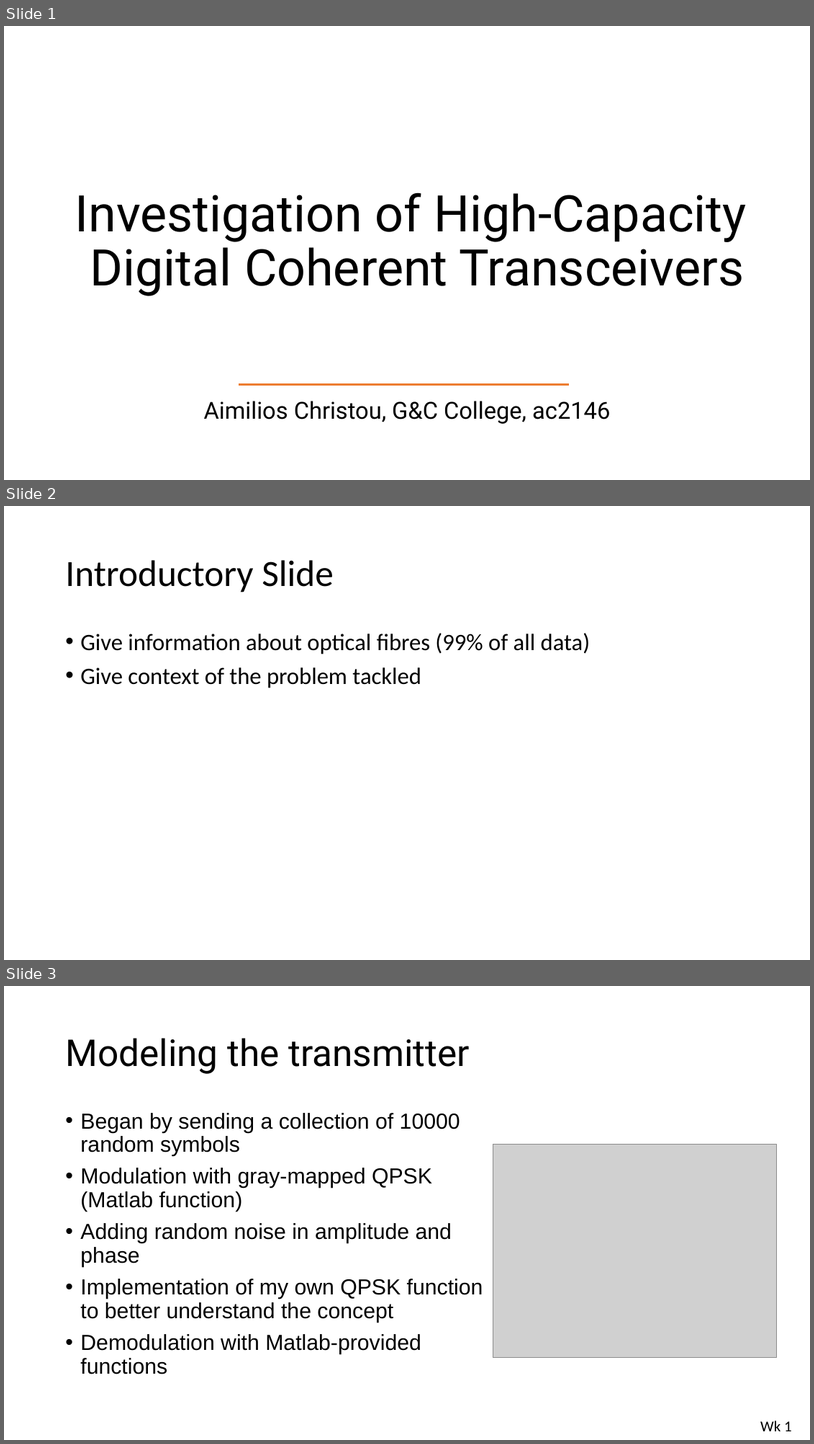
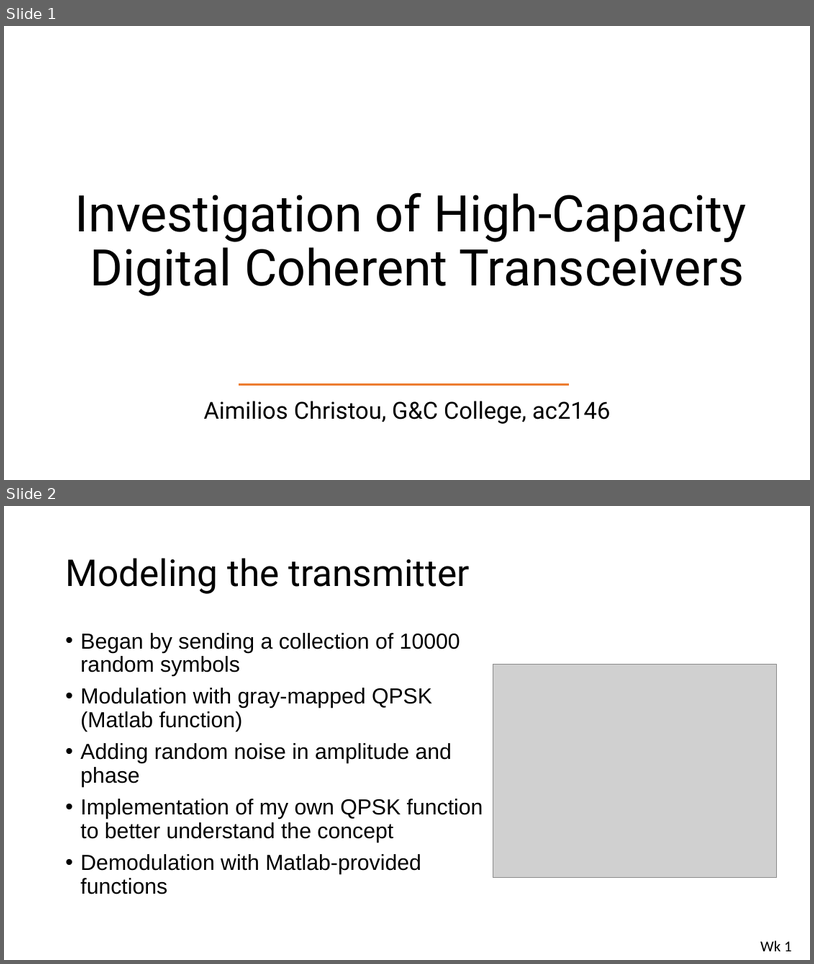
Before and after one commit to Emc54/CoherentTransceivers, a slide deck: Master's meetings presentation.pptx. Shown one above the other, each under a label of ours: slides 1, 2 and 3 before the commit, slides 1 and 2 after it. The pictures are 814x1444 and 814x964 pixels, drawn with LibreOffice and Linux fonts; fonts in the diff are those of the drawing; grey boxes stand for pictures. Boxes give left, top, right and bottom in pixels: in the first picture for what was removed or moved away, otherwise in the second. Text is boxed around its words. In the diff, an @@ line names an element or a change of style, - is before the commit and + after.

```diff
--- a/Master's meetings presentation.pptx
+++ b/Master's meetings presentation.pptx
@@ slide 2 removed at bbox=[4, 506, 810, 960], background #FFFFFF @@
@@ title removed at bbox=[65, 560, 334, 592] @@
-Introductory Slide
@@ text removed at bbox=[80, 633, 591, 688] @@
-• Give information about optical fibres (99% of all data)
-• Give context of the problem tackled
@@ what was slide 3 is now slide 2 @@
```
Also in this commit, not shown: 3 slides changed, 1 slide added, 2 other slides removed, 1 other file.
